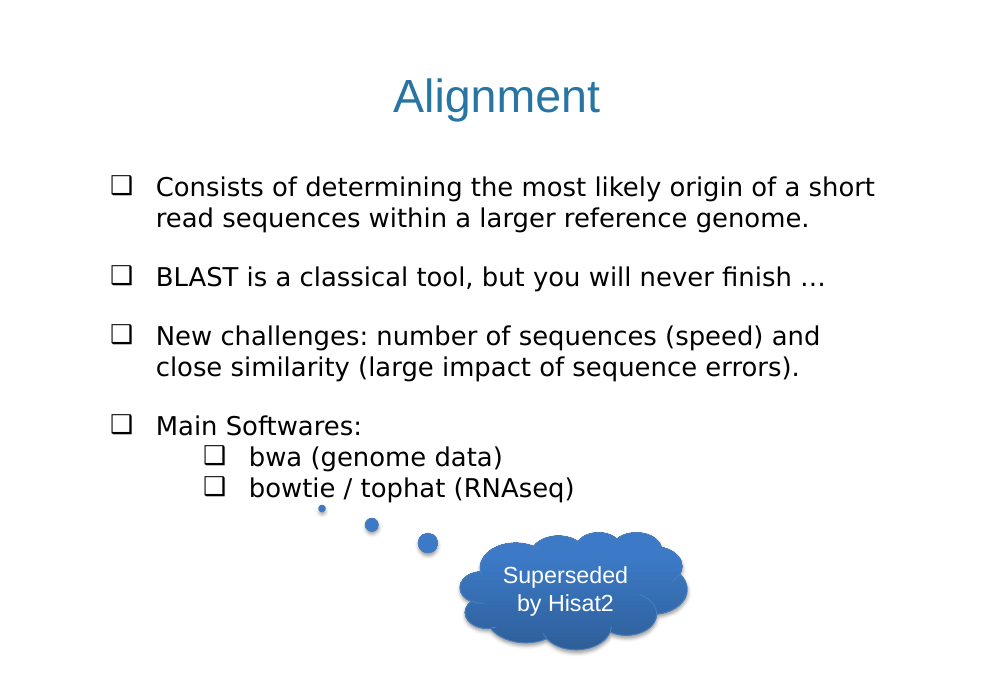
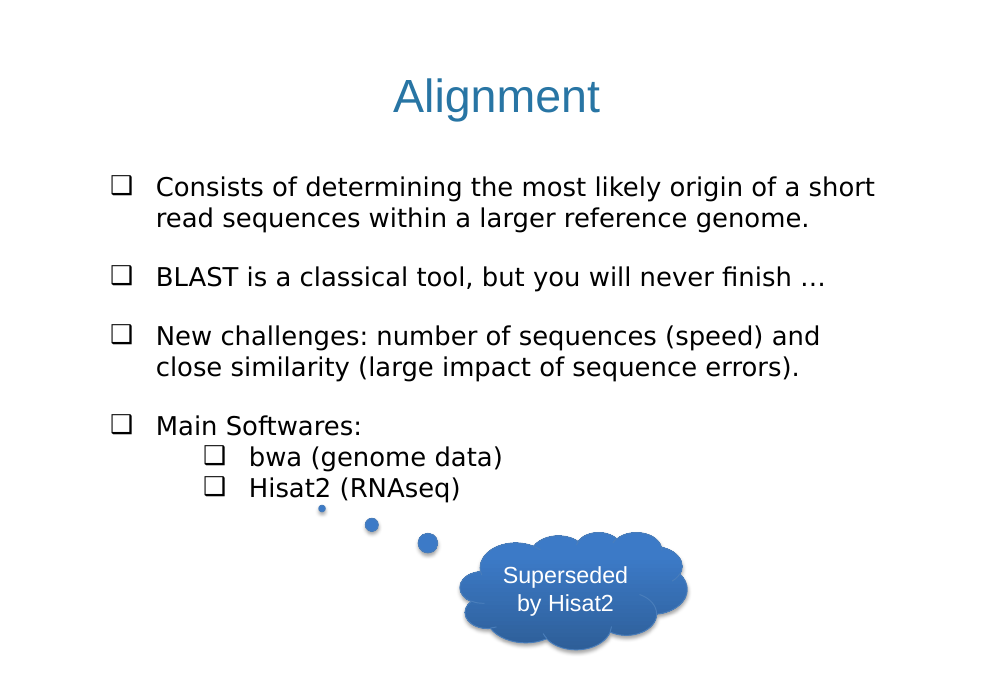
Before and after one commit to miguelperezenciso/NGScrashcourse, a slide deck: slide 16 of 2019_MSc_slides.pptx (slide 17 before the commit). Drawn at 1008x698 pixels with LibreOffice and Linux fonts; fonts in the diff are those of the drawing. Boxes give left, top, right and bottom in pixels: in the first picture for what was removed or moved away, otherwise in the second. Text is boxed around its words. In the diff, an @@ line names an element or a change of style, - is before the commit and + after.

```diff
--- a/2019_MSc_slides.pptx
+++ b/2019_MSc_slides.pptx
@@ text at (249,477,461,502): text changed @@
-    ❑ bowtie / tophat (RNAseq)
+    ❑ Hisat2 (RNAseq)
```
Also in this commit, not shown: 12 other slides changed, 1 slide added, 1 slide removed.
